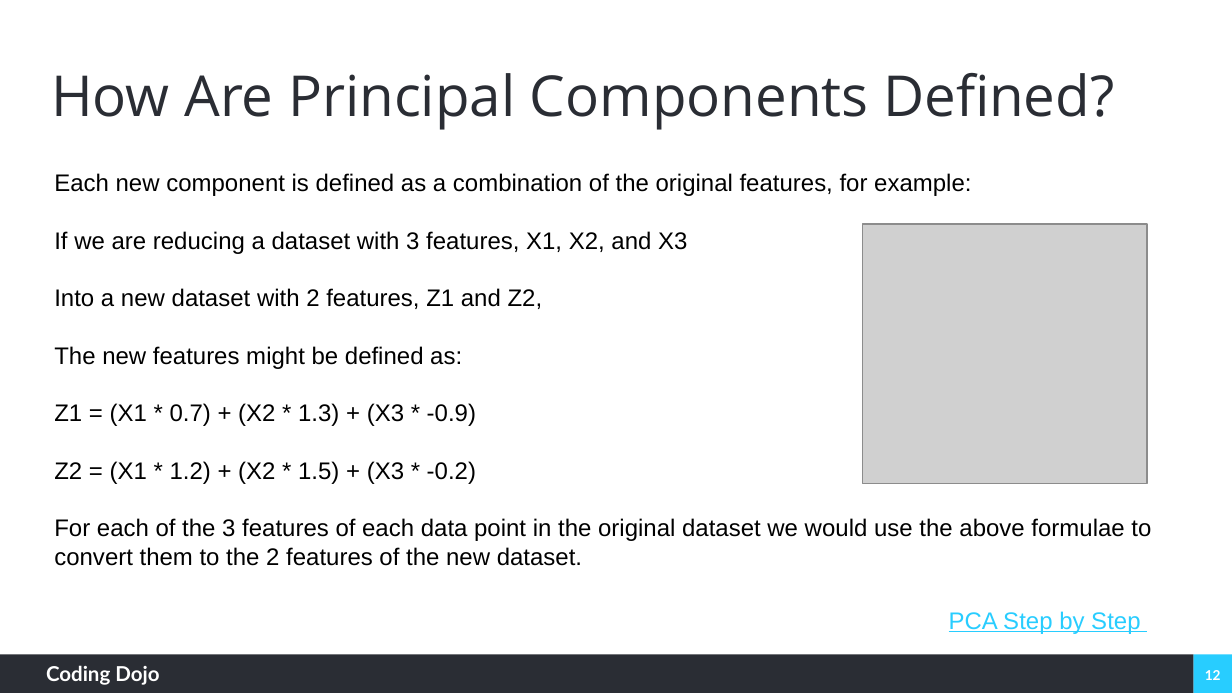
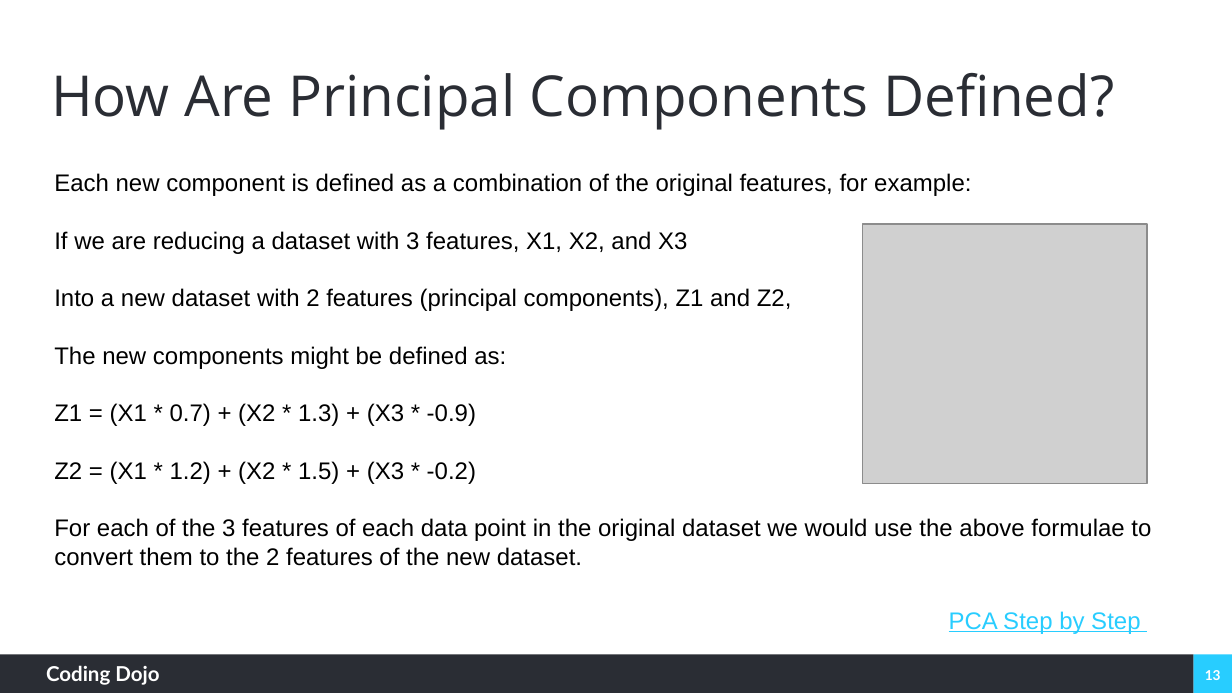
Before and after one commit to coding-dojo-data-science/week-10-lecture-1-pca, a slide deck: slide 13 of 11.7.22 Week 10 Day 1 Principal Component Analysis.pptx (slide 12 before the commit). Drawn at 1232x693 pixels with LibreOffice and Linux fonts; fonts in the diff are those of the drawing; grey boxes stand for pictures; background and template pictures are left out. Boxes give left, top, right and bottom in pixels: in the first picture for what was removed or moved away, otherwise in the second. Text is boxed around its words. In the diff, an @@ line names an element or a change of style, - is before the commit and + after.

```diff
--- a/11.7.22 Week 10 Day 1 Principal Component Analysis.pptx
+++ b/11.7.22 Week 10 Day 1 Principal Component Analysis.pptx
@@ text at box(54, 288, 792, 369): text changed @@
-Into a new dataset with 2 features, Z1 and Z2,
-The new features might be defined as:
+Into a new dataset with 2 features (principal components), Z1 and Z2,
+The new components might be defined as:
@@ page number at box(1205, 670, 1221, 680): text changed @@
-12
+13
```
Also in this commit, not shown: 3 other slides changed, 1 slide added.
